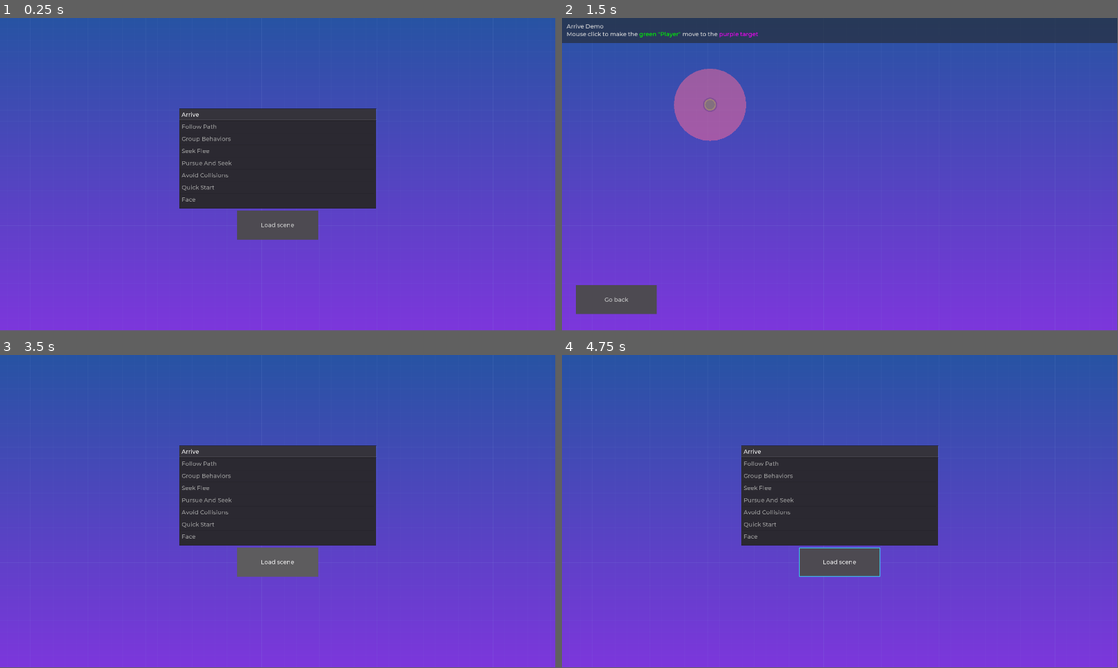
Above: before the commit, frames 1-4 (two rows, left to right).
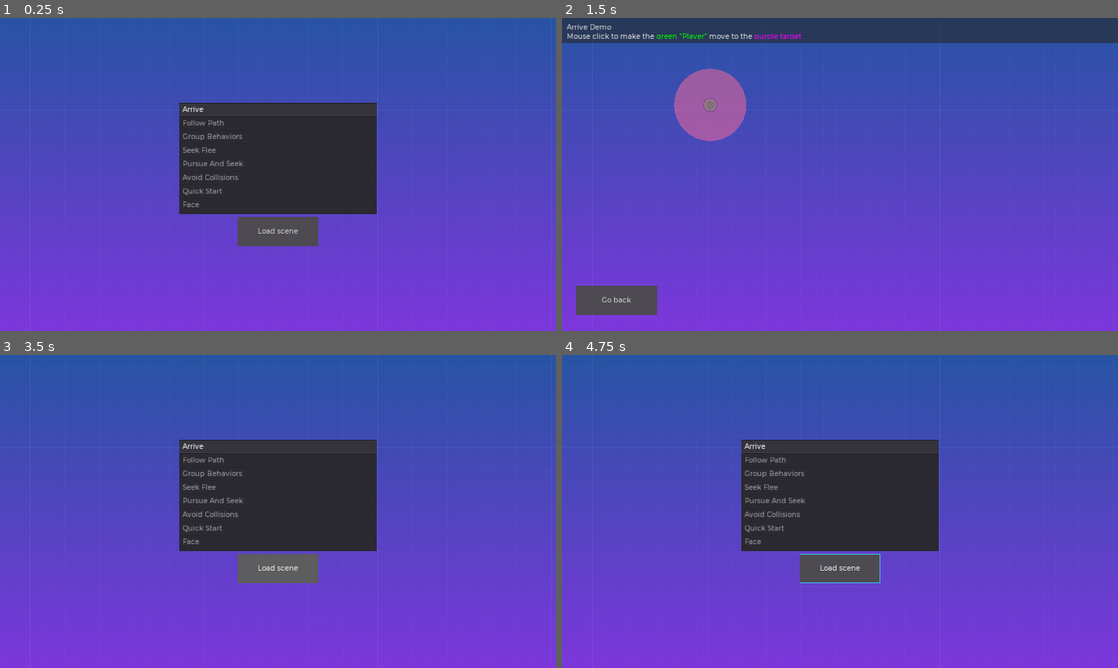
Above: after the commit, the same moments.

Repository: GDQuest/godot-steering-ai-framework
Game: Godot game, scene res://demos/DemoSelector.tscn
Same seed, same stepped clock (60 frames per second), same inputs: the game is played once before the commit and once after it.
Inputs (mouse positions are in pixels of both pictures, inside the frame that each line leads up to):
- Up to frame 1 (0.25 s): no input
- Up to frame 2 (1.5 s): tap Enter at 0.5 s; move the mouse to (962, 158) at 0.52 s; hold D (sf_right) 0.53-1.25 s; click (962, 158) at 0.67 s; click "Load scene" at 1.25 s
- Up to frame 3 (3.5 s): click "Go back" at 2 s; tap Space at 2.75 s; drag from (166, 527) to (250, 574) at 2.77 s
- Up to frame 4 (4.75 s): move the mouse to (895, 442) at 3.52 s; hold D (sf_right) 3.53-4.25 s; tap Enter at 4.25 s; drag from (812, 574) to (673, 464) at 4.27 s
The window is 799x449 before the commit and 800x450 after it. Grey fills any space a smaller window leaves; there, only what the larger window draws over its background counts as a difference.

The runs differ from the first frame. In frame 1, 2.7% of the frame differs, in the area x 32-100%, y 0-73%; in frame 2, 0.9%; in frame 3, 2.7%; in frame 4, 2.8%.

Commit message:
Add resizing support, increase default font size
Closes #21

Diff:
--- a/project/assets/theme/fonts/default_font.tres
+++ b/project/assets/theme/fonts/default_font.tres
@@ -3,6 +3,6 @@
 [ext_resource path="res://assets/theme/fonts/montserrat/Montserrat-Medium.ttf" type="DynamicFontData" id=1]
 
 [resource]
-size = 20
+size = 26
 use_filter = true
 font_data = ExtResource( 1 )
--- a/project/assets/theme/fonts/default_font_bold.tres
+++ b/project/assets/theme/fonts/default_font_bold.tres
@@ -3,6 +3,6 @@
 [ext_resource path="res://assets/theme/fonts/montserrat/Montserrat-Bold.ttf" type="DynamicFontData" id=1]
 
 [resource]
-size = 20
+size = 26
 use_filter = true
 font_data = ExtResource( 1 )
--- a/project/assets/theme/fonts/default_font_code.tres
+++ b/project/assets/theme/fonts/default_font_code.tres
@@ -3,6 +3,6 @@
 [ext_resource path="res://assets/theme/fonts/source_code_pro/SourceCodePro-Medium.otf" type="DynamicFontData" id=1]
 
 [resource]
-size = 20
+size = 26
 use_filter = true
 font_data = ExtResource( 1 )
--- a/project/assets/theme/fonts/font_title.tres
+++ b/project/assets/theme/fonts/font_title.tres
@@ -2,9 +2,7 @@
 
 [ext_resource path="res://assets/theme/fonts/montserrat/Montserrat-Black.ttf" type="DynamicFontData" id=1]
 
-
 [resource]
-
-size = 28
+size = 34
 use_filter = true
 font_data = ExtResource( 1 )
--- a/project/project.godot
+++ b/project/project.godot
@@ -203,6 +203,10 @@
 window/size/width=1920
 window/size/height=1080
 window/size/always_on_top=true
+window/size/test_width=1280
+window/size/test_height=720
+window/stretch/mode="2d"
+window/stretch/aspect="expand"
 
 [input]
 
